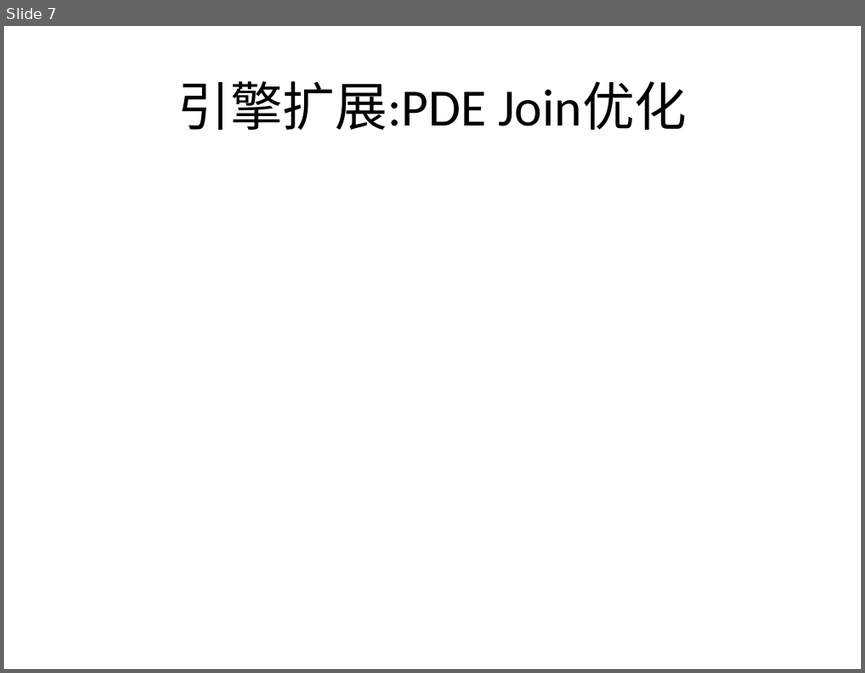
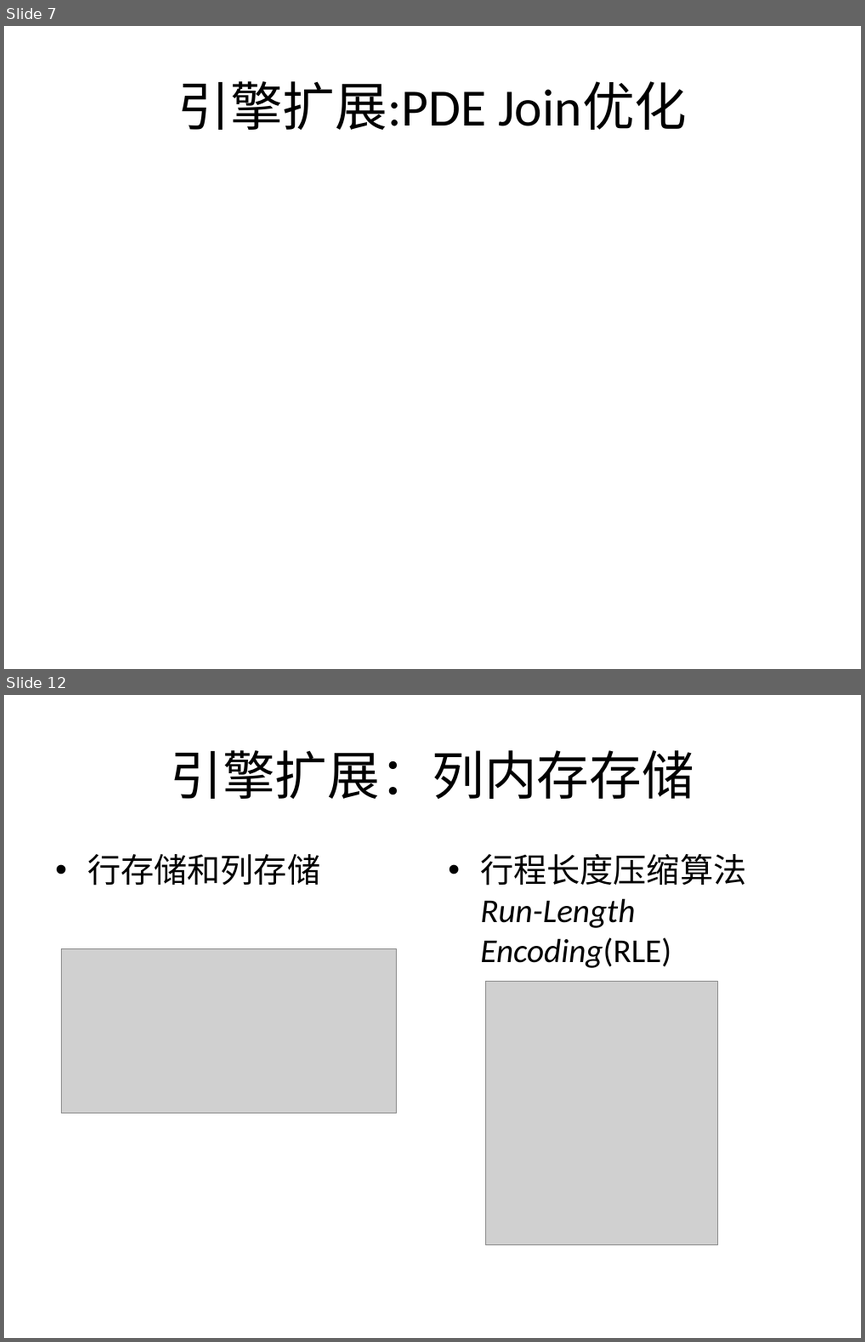
Before and after one commit to wuxingdexian/seminar, a slide deck: shark.pptx. Shown one above the other, each under a label of ours: slide 7 before the commit, slides 7 and 12 after it; the slides between them are not shown. The pictures are 865x673 and 865x1342 pixels, drawn with LibreOffice and Linux fonts; fonts in the diff are those of the drawing; grey boxes stand for pictures. Boxes give left, top, right and bottom in pixels: in the first picture for what was removed or moved away, otherwise in the second. Text is boxed around its words. In the diff, an @@ line names an element or a change of style, - is before the commit and + after.

```diff
--- a/shark.pptx
+++ b/shark.pptx
@@ slide 12 added at <box>4,695,861,1338</box>, background #FFFFFF @@
@@ title added at <box>171,750,694,799</box>, 44 pt, text #000000 @@
+引擎扩展：列内存存储
@@ text added at <box>87,854,320,885</box>, 28 pt, text #000000 @@
+• 行存储和列存储
@@ text added at <box>480,854,746,968</box>, 28 pt, text #000000, italic @@
+• 行程长度压缩算法 Run-Length Encoding(RLE)
@@ picture added at <box>62,948,397,1113</box> @@
@@ picture added at <box>485,981,718,1244</box> @@
```
Also in this commit, not shown: 2 slides changed, 4 other slides added, 1 other file.
